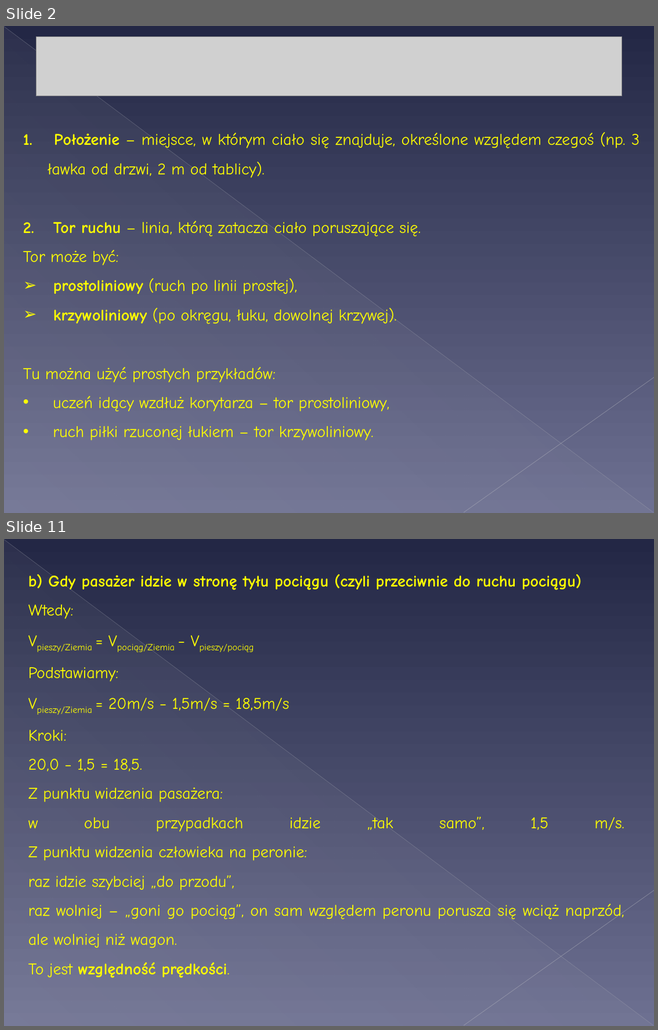
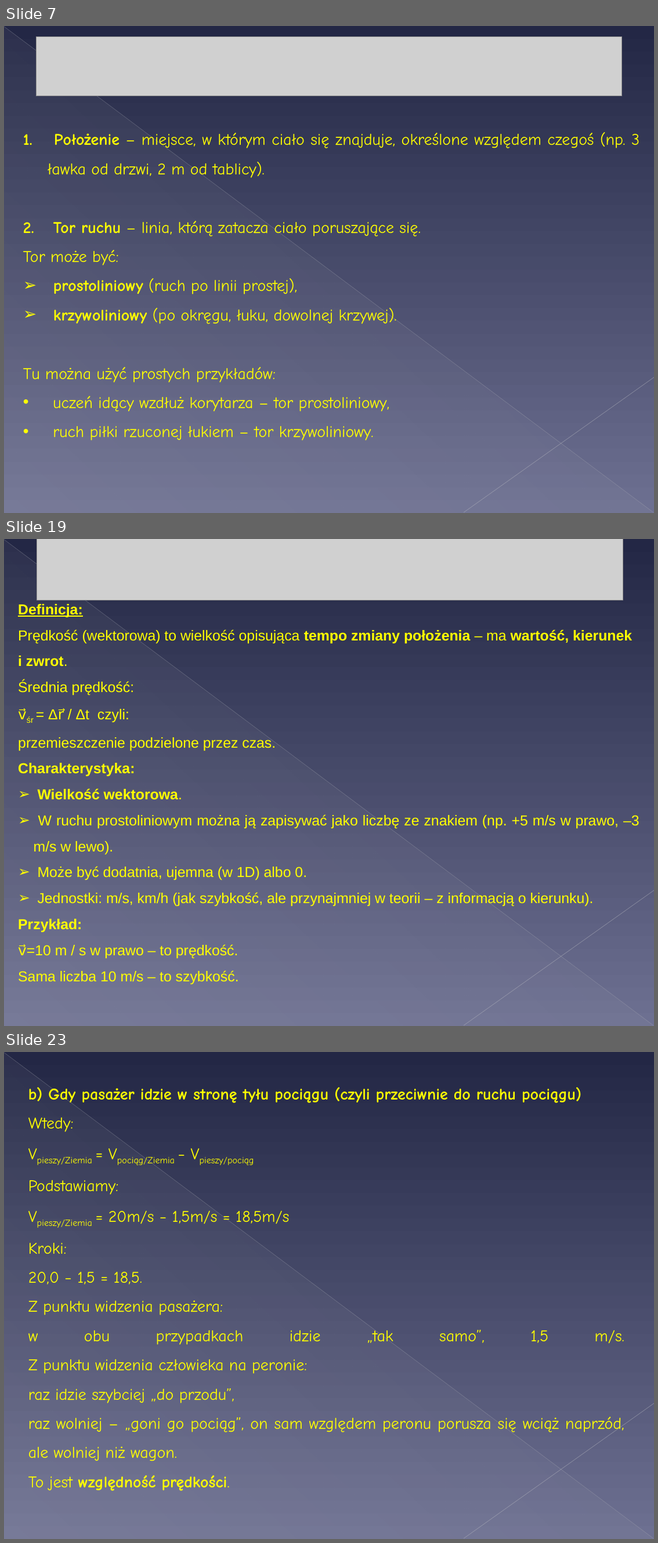
Before and after one commit to MichalMus/Fizyka-w-szkole, a slide deck: 4.Kinematyka/1.Co to jest ruch.ppt. Shown one above the other, each under a label of ours: slides 2 and 11 before the commit, slides 7, 19 and 23 after it; the slides between them are not shown. The pictures are 658x1030 and 658x1543 pixels, drawn with LibreOffice and Linux fonts; fonts in the diff are those of the drawing; grey boxes stand for pictures. Boxes give left, top, right and bottom in pixels: in the first picture for what was removed or moved away, otherwise in the second. Text is boxed around its words. In the diff, an @@ line names an element or a change of style, - is before the commit and + after.

```diff
--- a/4.Kinematyka/1.Co to jest ruch.ppt
+++ b/4.Kinematyka/1.Co to jest ruch.ppt
@@ slide 19 added at (4,539,654,1026), background gradient #232745 to #6D7091; not listed: 3 template elements that a slide beside it also shows @@
@@ picture added at (37,539,622,600) @@
@@ text added at (18,604,639,984), 16 pt, text #FFFF00 @@
+Definicja:
+Prędkość (wektorowa) to wielkość opisująca tempo zmiany położenia – ma wartość, kierunek i zwrot.
+Średnia prędkość:
+v⃗śr = Δr⃗ / Δt czyli:
+przemieszczenie podzielone przez czas.
+Charakterystyka:
+➢ Wielkość wektorowa.
+➢ W ruchu prostoliniowym można ją zapisywać jako liczbę ze znakiem (np. +5 m/s w prawo, –3 m/s w lewo).
+➢ Może być dodatnia, ujemna (w 1D) albo 0.
+➢ Jednostki: m/s, km/h (jak szybkość, ale przynajmniej w teorii – z informacją o kierunku).
+Przykład:
+v⃗=10 m / s w prawo – to prędkość.
+Sama liczba 10 m/s – to szybkość.
@@ what was slide 2 is now slide 7 @@
@@ what was slide 11 is now slide 23 @@
```
Also in this commit, not shown: 4 slides changed, 17 other slides added, 13 slides removed, 2 other files.
